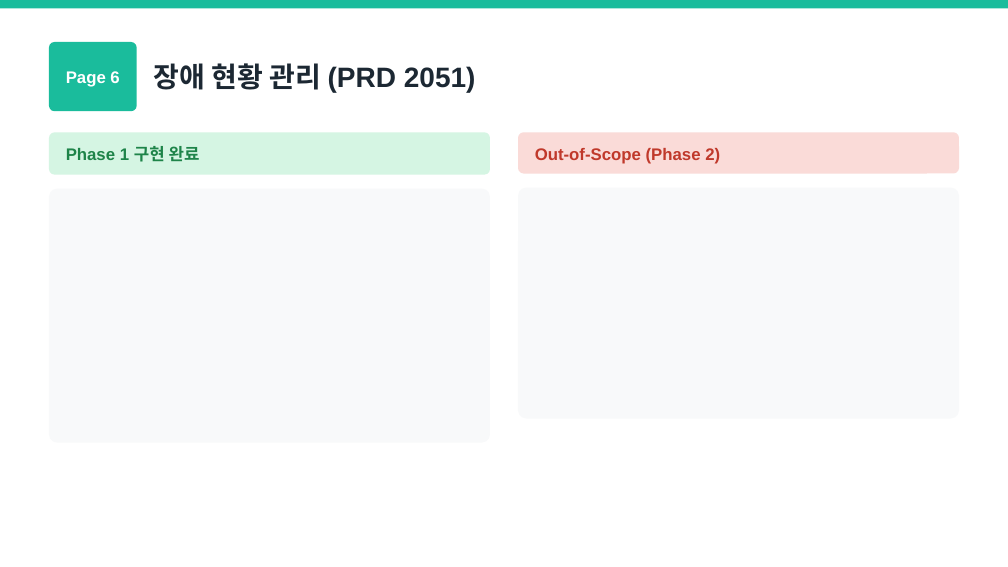
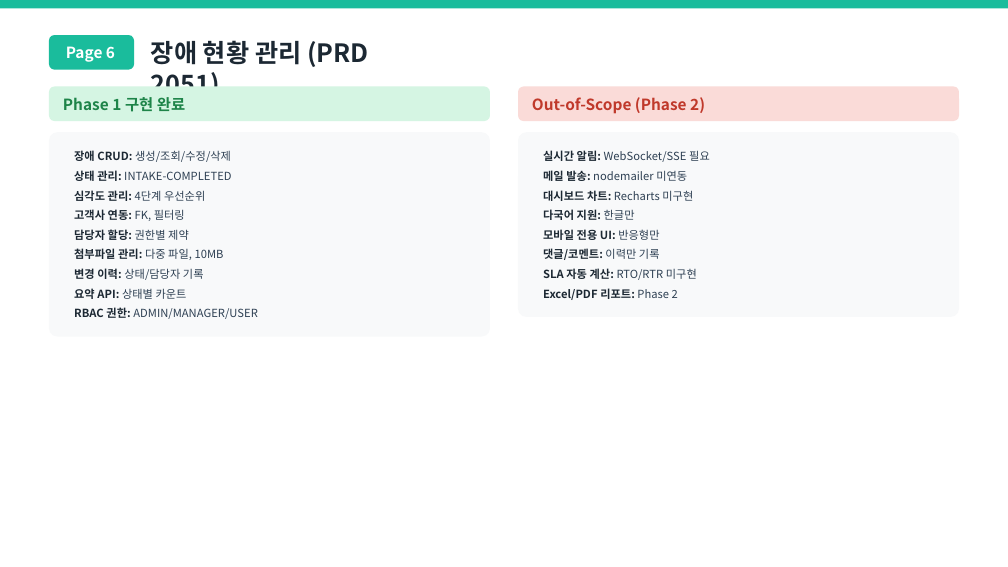
Before and after one commit to MoonjaeChoi/sunjin-erp, a slide deck: slide 8 of workspace/ppt/선진인포텍_ERP_Out-of-Scope_정리.pptx. Drawn at 1008x567 pixels with LibreOffice and Linux fonts; fonts in the diff are those of the drawing. Boxes give left, top, right and bottom in pixels: in the first picture for what was removed or moved away, otherwise in the second. Text is boxed around its words. In the diff, an @@ line names an element or a change of style, - is before the commit and + after.

```diff
--- a/workspace/ppt/선진인포텍_ERP_Out-of-Scope_정리.pptx
+++ b/workspace/ppt/선진인포텍_ERP_Out-of-Scope_정리.pptx
@@ rounded rectangle resized from (x1=49, y1=42, x2=137, y2=112) to (x1=49, y1=35, x2=134, y2=70) @@
@@ text "Page 6" moved from (x1=66, y1=71, x2=119, y2=87) to (x1=66, y1=46, x2=115, y2=62) @@
@@ text "Page 6" at (x1=66, y1=46, x2=115, y2=62): size 12 to 11 pt, font Arial to Noto Sans CJK KR; less space between paragraphs @@
@@ text "장애 현황 관리 (PRD 2051)" moved from (x1=154, y1=63, x2=476, y2=93) to (x1=151, y1=40, x2=368, y2=99) @@
@@ text "장애 현황 관리 (PRD 2051)" at (x1=151, y1=40, x2=368, y2=99): size 20 to 18 pt, font Arial to Noto Sans CJK KR @@
@@ rounded rectangle resized from (x1=49, y1=132, x2=491, y2=174) to (x1=49, y1=87, x2=491, y2=121) @@
@@ rounded rectangle resized from (x1=518, y1=132, x2=960, y2=173) to (x1=518, y1=87, x2=960, y2=121) @@
@@ text "Phase 1 구현 완료" moved from (x1=66, y1=146, x2=200, y2=162) to (x1=63, y1=97, x2=185, y2=112) @@
@@ text "Phase 1 구현 완료" at (x1=63, y1=97, x2=185, y2=112): size 12 to 11 pt, font Arial to Noto Sans CJK KR @@
@@ text "Out-of-Scope (Phase 2)" at (x1=532, y1=97, x2=705, y2=114): size 12 to 11 pt, font Arial to Noto Sans CJK KR @@
@@ text "Out-of-Scope (Phase 2)" moved from (x1=535, y1=148, x2=720, y2=164) to (x1=532, y1=97, x2=705, y2=114) @@
@@ rounded rectangle resized from (x1=49, y1=188, x2=491, y2=443) to (x1=49, y1=132, x2=491, y2=337) @@
@@ proportions changed in 5 elements at (x1=49, y1=87, x2=491, y2=121), (x1=49, y1=35, x2=134, y2=70), (x1=49, y1=132, x2=491, y2=337), (x1=518, y1=87, x2=960, y2=121), (x1=518, y1=132, x2=960, y2=317) @@
@@ rounded rectangle resized from (x1=518, y1=187, x2=960, y2=418) to (x1=518, y1=132, x2=960, y2=317) @@
@@ text added at (x1=74, y1=150, x2=258, y2=319), 8 pt, text #2E4053 @@
+• 장애 CRUD: 생성/조회/수정/삭제
+• 상태 관리: INTAKE-COMPLETED
+• 심각도 관리: 4단계 우선순위
+• 고객사 연동: FK, 필터링
+• 담당자 할당: 권한별 제약
+• 첨부파일 관리: 다중 파일, 10MB
+• 변경 이력: 상태/담당자 기록
+• 요약 API: 상태별 카운트
+• RBAC 권한: ADMIN/MANAGER/USER
@@ text added at (x1=543, y1=150, x2=710, y2=300), 8 pt, text #2E4053 @@
+• 실시간 알림: WebSocket/SSE 필요
+• 메일 발송: nodemailer 미연동
+• 대시보드 차트: Recharts 미구현
+• 다국어 지원: 한글만
+• 모바일 전용 UI: 반응형만
+• 댓글/코멘트: 이력만 기록
+• SLA 자동 계산: RTO/RTR 미구현
+• Excel/PDF 리포트: Phase 2
```
Also in this commit, not shown: 15 other slides changed, 16 other files.
